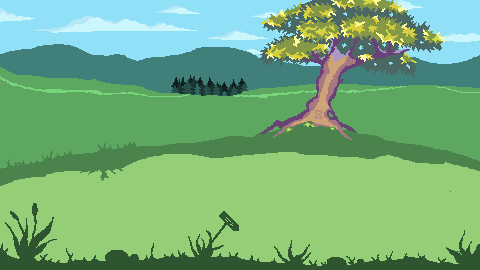
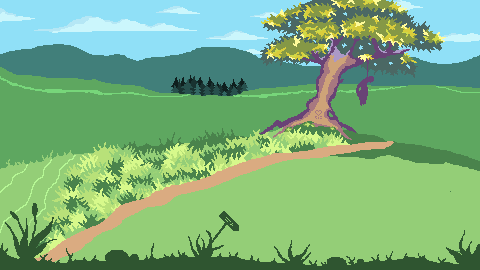
Two versions of the same layered image (480px x 270px). Layer-by-layer changes:
added layer "hangman" above "way" over (356, 60, 374, 106)
added layer "way" above "tree" over (0, 127, 394, 262)
removed layer "Ebene 3" over (0, 152, 351, 262)
added layer "Ebene 4" above "treelevel" over (0, 143, 393, 262)
painted on "treelevel" over (143, 128, 235, 162)
